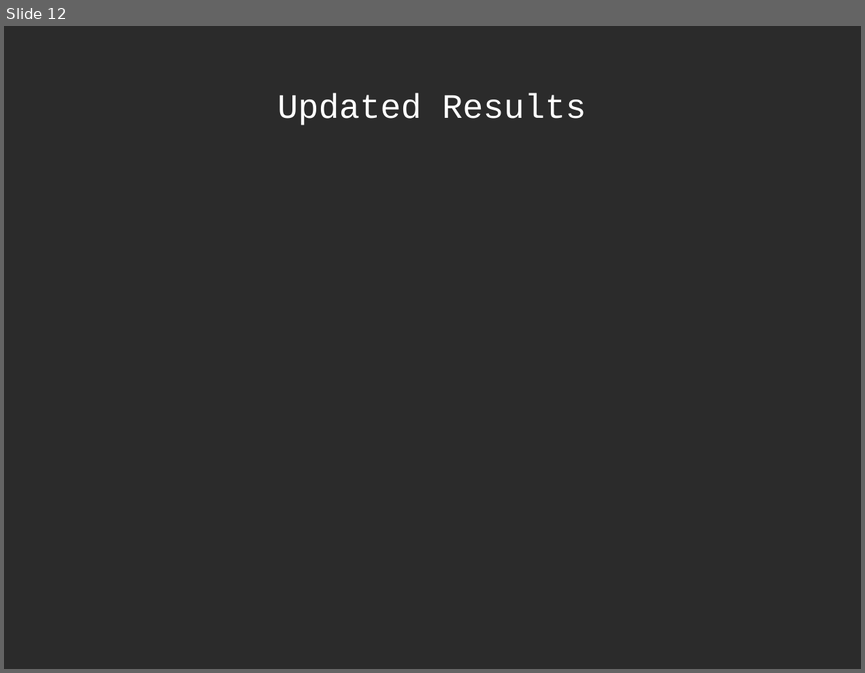
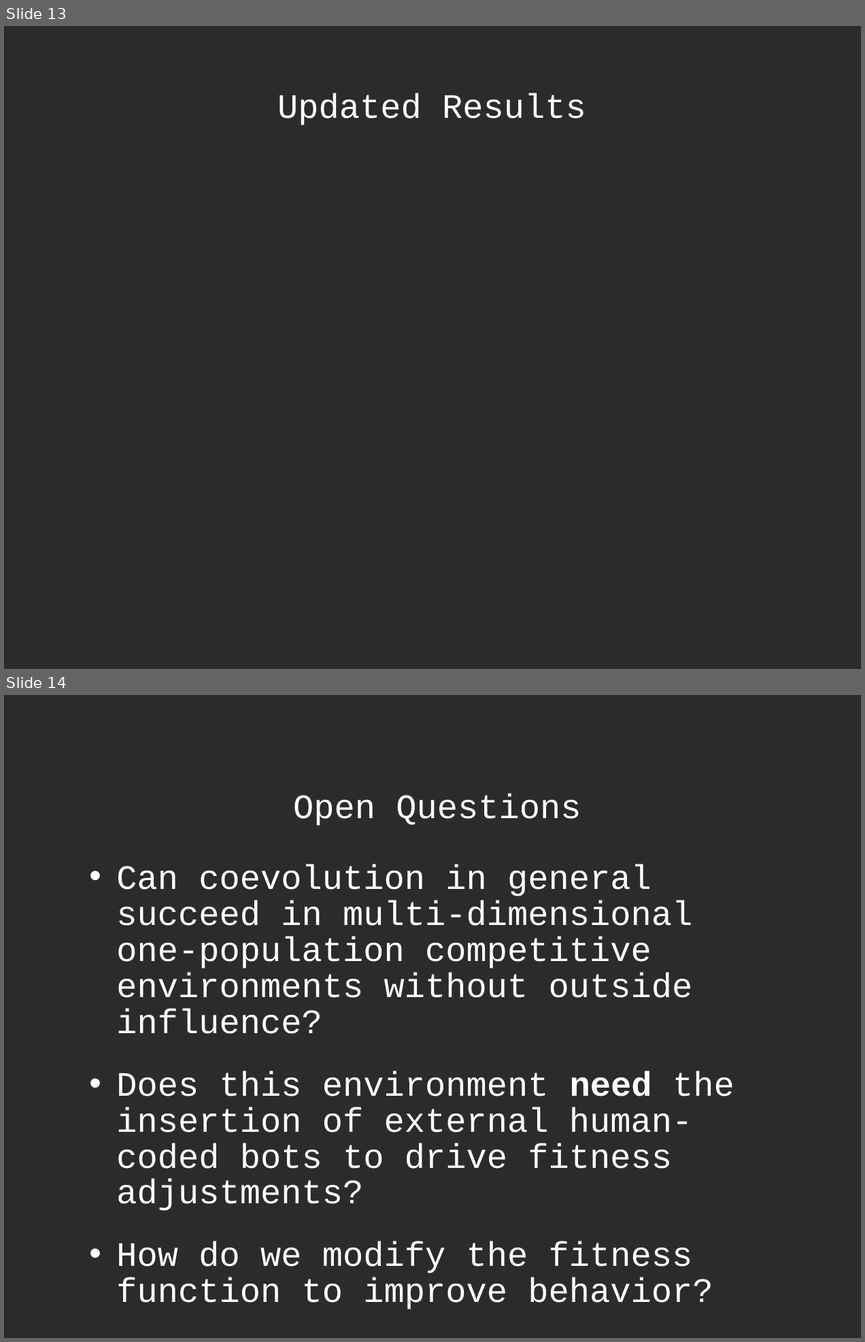
Before and after one commit to jlowenz/ec-robocode, a slide deck: ec-robocode/presentation/ec_presentation_ron.ppt. Shown one above the other, each under a label of ours: slide 12 before the commit, slides 13 and 14 after it. The pictures are 865x673 and 865x1342 pixels, drawn with LibreOffice and Linux fonts; fonts in the diff are those of the drawing; background and template pictures are left out; a plain dark background stands for a picture behind light text. Boxes give left, top, right and bottom in pixels: in the first picture for what was removed or moved away, otherwise in the second. Text is boxed around its words. In the diff, an @@ line names an element or a change of style, - is before the commit and + after.

```diff
--- a/ec-robocode/presentation/ec_presentation_ron.ppt
+++ b/ec-robocode/presentation/ec_presentation_ron.ppt
@@ slide 14 added at (4, 695, 861, 1338), background picture (left out) @@
@@ title added at (293, 793, 581, 826), 32 pt, text #FFFFFF @@
+Open Questions
@@ text added at (116, 864, 734, 1273), 32 pt, text #FFFFFF @@
+• Can coevolution in general succeed in multi-dimensional one-population competitive environments without outside influence?
+• Does this environment need the insertion of external human-coded bots to drive fitness adjustments?
+• How do we modify the fitness function to improve behavior?
@@ what was slide 12 is now slide 13 @@
```
Also in this commit, not shown: 4 slides changed, 3 other slides added, 2 slides removed.
